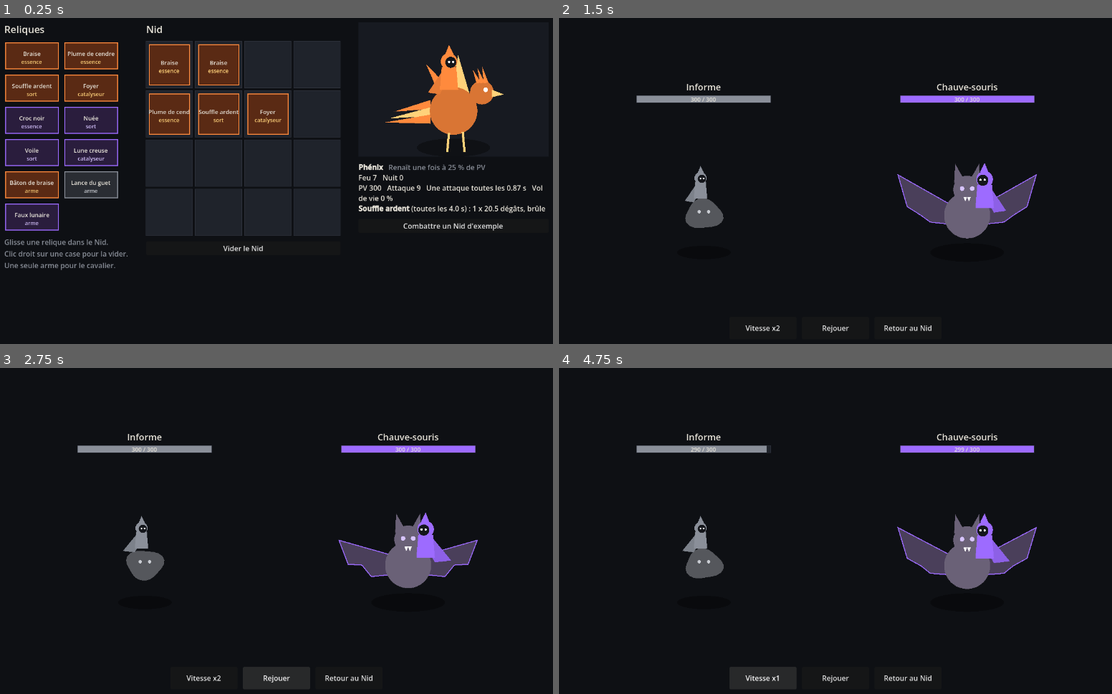
Above: before the commit, frames 1-4 (two rows, left to right).
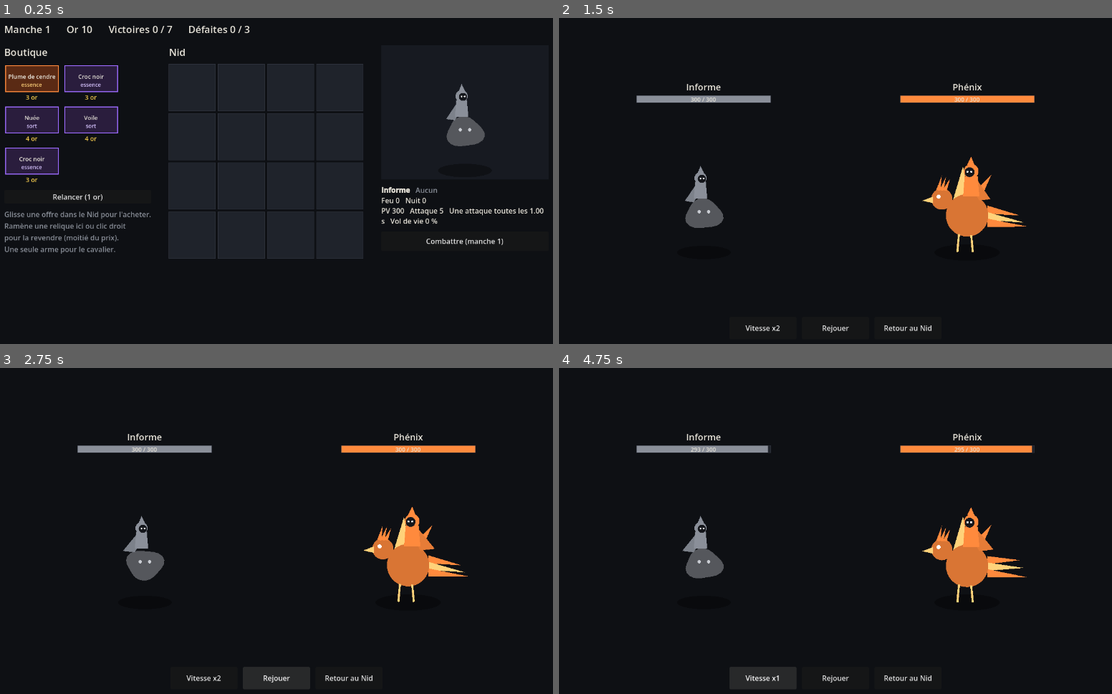
Above: after the commit, the same moments.

Repository: G-Morgane/creatures_battle
Game: Godot game, scene res://main.tscn
The game is run twice, just before and just after one commit, with the same random seed, the same clock (stepped at 60 frames per second) and the same inputs.
Inputs:
- Up to frame 1 (0.25 s): no input
- Up to frame 2 (1.5 s): click "Vider le Nid" (after the commit: "Relancer (1 or)") at 0.5 s; click "Combattre un Nid d'exemple" (after the commit: "Combattre (manche 1)") at 1.25 s
- Up to frame 3 (2.75 s): click "Rejouer" at 2 s
- Up to frame 4 (4.75 s): click "Rejouer" at 2.75 s; click "Rejouer" at 3.5 s; click "Vitesse x2" at 4.25 s

The runs differ from the first frame. In frame 1, 18% of the frame differs, in the area x 0-99%, y 2-78%; in frame 2, 3.8%; in frame 3, 3.6%; in frame 4, 3.8%.

Commit message:
🛒 Ajoute la boutique : or par manche, offres au hasard, achat en posant
Co-Authored-By: Claude Opus 5.5 <noreply@anthropic.com>

Diff:
--- a/scripts/main.gd
+++ b/scripts/main.gd
@@ -1,8 +1,9 @@
 extends Node
 
-# Prototype : Nid -> combat anime -> Nid. Le Nid survit aux allers-retours.
+# Prototype : Nid (boutique) -> combat anime -> Nid, manche apres manche.
+# La partie survit aux allers-retours, le resultat est compte au retour.
 
-var nid := Exemples.nid_feu()
+var partie := Partie.new()
 var ecran: Node = null
 
 func _ready() -> void:
@@ -16,14 +17,19 @@
 func aller_nid() -> void:
 	_vider()
 	var e := NidScreen.new()
-	e.nid = nid
+	e.partie = partie
 	e.combattre.connect(_combattre)
+	e.nouvelle_partie.connect(func():
+		partie = Partie.new()
+		aller_nid())
 	ecran = e
 	add_child(e)
 
-func _combattre(adverse: Nid) -> void:
+func _combattre() -> void:
 	_vider()
-	var c := CombatScreen.new(nid.eclore(), adverse.eclore())
-	c.retour.connect(aller_nid)
+	var c := CombatScreen.new(partie.nid.eclore(), partie.adversaire().eclore())
+	c.retour.connect(func():
+		partie.enregistrer(c.vainqueur)
+		aller_nid())
 	ecran = c
 	add_child(c)
--- a/scripts/nid_screen.gd
+++ b/scripts/nid_screen.gd
@@ -1,19 +1,26 @@
 class_name NidScreen
 extends Control
 
-# Ecran du Nid : reliquaire a gauche, grille au centre, creature a droite.
-# Glisser une relique dans une case la pose (ou remplace), glisser une case
-# vers une autre echange, la ramener au reliquaire ou clic droit la retire.
-
-signal combattre(adverse: Nid)
+# Ecran du Nid : boutique a gauche, grille au centre, creature a droite.
+# Glisser une offre dans une case vide l'achete, glisser une case vers une
+# autre echange, la ramener a la boutique ou clic droit la revend.
+
+signal combattre
+signal nouvelle_partie
 
 const TUILE := Vector2(124, 64)
 const CASE_TAILLE := Vector2(104, 104)
 
-var nid := Nid.new()
+var partie := Partie.new()
+var nid: Nid:
+	get: return partie.nid
 var cases_ui := {}   # Vector2i -> CaseNid
 var vue: CreatureVue
 var infos: RichTextLabel
+var barre: Label
+var offres_ui: Array = []
+var relance: Button
+var bouton_combat: Button
 
 func _ready() -> void:
 	set_anchors_and_offsets_preset(Control.PRESET_FULL_RECT)
@@ -28,11 +35,17 @@
 	for cote in ["left", "right", "top", "bottom"]:
 		marge.add_theme_constant_override("margin_" + cote, 32)
 	add_child(marge)
+	var pile := VBoxContainer.new()
+	pile.add_theme_constant_override("separation", 20)
+	marge.add_child(pile)
+	barre = _titre("")
+	pile.add_child(barre)
 	var colonnes := HBoxContainer.new()
 	colonnes.add_theme_constant_override("separation", 40)
-	marge.add_child(colonnes)
-
-	colonnes.add_child(_reliquaire())
+	colonnes.size_flags_vertical = Control.SIZE_EXPAND_FILL
+	pile.add_child(colonnes)
+
+	colonnes.add_child(_boutique())
 	colonnes.add_child(_grille())
 	colonnes.add_child(_panneau())
 	rafraichir()
@@ -44,19 +57,27 @@
 	l.add_theme_color_override("font_color", Palette.TEXTE)
 	return l
 
-func _reliquaire() -> Control:
-	var col := Reliquaire.new(self)
+func _boutique() -> Control:
+	var col := Boutique.new(self)
 	col.add_theme_constant_override("separation", 12)
-	col.add_child(_titre("Reliques"))
+	col.add_child(_titre("Boutique"))
 	var g := GridContainer.new()
 	g.columns = 2
 	g.add_theme_constant_override("h_separation", 8)
 	g.add_theme_constant_override("v_separation", 8)
-	for id in Data.RELIQUES:
-		g.add_child(Tuile.new(self, id))
+	for i in Partie.TAILLE_BOUTIQUE:
+		var o := Offre.new(self, i)
+		offres_ui.append(o)
+		g.add_child(o)
 	col.add_child(g)
+	relance = Button.new()
+	relance.text = "Relancer (%d or)" % Partie.PRIX_RELANCE
+	relance.pressed.connect(func():
+		partie.relancer()
+		rafraichir())
+	col.add_child(relance)
 	var aide := Label.new()
-	aide.text = "Glisse une relique dans le Nid.\nClic droit sur une case pour la vider.\nUne seule arme pour le cavalier."
+	aide.text = "Glisse une offre dans le Nid pour l'acheter.\nRamène une relique ici ou clic droit\npour la revendre (moitié du prix).\nUne seule arme pour le cavalier."
 	aide.add_theme_color_override("font_color", Palette.TEXTE_DOUX)
 	col.add_child(aide)
 	return col
@@ -75,12 +96,6 @@
 			cases_ui[c.position_nid] = c
 			g.add_child(c)
 	col.add_child(g)
-	var vider := Button.new()
-	vider.text = "Vider le Nid"
-	vider.pressed.connect(func():
-		nid.cases.clear()
-		rafraichir())
-	col.add_child(vider)
 	return col
 
 func _panneau() -> Control:
@@ -93,10 +108,10 @@
 	infos = _texte()
 	infos.fit_content = true
 	col.add_child(infos)
-	var combattre := Button.new()
-	combattre.text = "Combattre un Nid d'exemple"
-	combattre.pressed.connect(_combattre)
-	col.add_child(combattre)
+	bouton_combat = Button.new()
+	bouton_combat.custom_minimum_size.y = 44
+	bouton_combat.pressed.connect(_combattre)
+	col.add_child(bouton_combat)
 	return col
 
 func _texte() -> RichTextLabel:
@@ -122,8 +137,12 @@
 	nid.placer(c, id)
 	rafraichir()
 
-func vider_case(c: Vector2i) -> void:
-	nid.retirer(c)
+func acheter(i: int, c: Vector2i) -> void:
+	partie.acheter(i, c)
+	rafraichir()
+
+func vendre(c: Vector2i) -> void:
+	partie.vendre(c)
 	rafraichir()
 
 func rafraichir() -> void:
@@ -132,6 +151,16 @@
 	var cr := nid.eclore()
 	vue.montrer(cr["forme"], _affinite_totale(), cr["arme"])
 	infos.text = _decrire(cr)
+	for o in offres_ui:
+		o.queue_redraw()
+	relance.disabled = partie.bourse < Partie.PRIX_RELANCE or partie.terminee()
+	barre.text = "Manche %d      Or %d      Victoires %d / %d      Défaites %d / %d" % [
+		partie.manche, partie.bourse, partie.victoires, Partie.VICTOIRES_MAX, partie.defaites, Partie.DEFAITES_MAX]
+	if partie.terminee():
+		var gagne := partie.victoires >= Partie.VICTOIRES_MAX
+		bouton_combat.text = ("Partie gagnée !" if gagne else "Partie perdue.") + " Nouvelle partie"
+	else:
+		bouton_combat.text = "Combattre (manche %d)" % partie.manche
 
 func _affinite_totale() -> int:
 	var total := 0
@@ -165,7 +194,10 @@
 	return "\n".join(lignes)
 
 func _combattre() -> void:
-	combattre.emit(Exemples.nid_feu() if nid.forme() == "nuit" else Exemples.nid_nuit())
+	if partie.terminee():
+		nouvelle_partie.emit()
+	else:
+		combattre.emit()
 
 # --- elements d'interface --------------------------------------------------
 
@@ -193,34 +225,47 @@
 	func _draw() -> void:
 		NidScreen.dessiner_relique(self, Rect2(Vector2.ZERO, size), id)
 
-class Tuile extends Control:
+class Offre extends Control:
 	var ecran: NidScreen
-	var id: String
-	func _init(e: NidScreen, i: String) -> void:
+	var index: int
+	func _init(e: NidScreen, i: int) -> void:
 		ecran = e
-		id = i
-		custom_minimum_size = NidScreen.TUILE
-		tooltip_text = Data.RELIQUES[i]["nom"]
+		index = i
+		custom_minimum_size = NidScreen.TUILE + Vector2(0, 20)
+	func _id() -> String:
+		return ecran.partie.offres[index]
 	func _draw() -> void:
-		NidScreen.dessiner_relique(self, Rect2(Vector2.ZERO, size), id)
+		var rect := Rect2(Vector2.ZERO, NidScreen.TUILE)
+		if _id() == "":
+			draw_rect(rect.grow(-3), Palette.CASE)
+			draw_string(ThemeDB.fallback_font, Vector2(0, rect.size.y / 2 + 5), "Acheté",
+				HORIZONTAL_ALIGNMENT_CENTER, rect.size.x, 13, Palette.TEXTE_DOUX)
+			return
+		var abordable := ecran.partie.bourse >= Partie.prix(_id())
+		modulate.a = 1.0 if abordable else 0.4
+		NidScreen.dessiner_relique(self, rect, _id())
+		draw_string(ThemeDB.fallback_font, Vector2(0, rect.size.y + 15), "%d or" % Partie.prix(_id()),
+			HORIZONTAL_ALIGNMENT_CENTER, rect.size.x, 14, Color("#f2c94c") if abordable else Palette.TEXTE_DOUX)
 	func _get_drag_data(_p: Vector2) -> Variant:
-		set_drag_preview(NidScreen.apercu(id))
-		return {"id": id, "depuis": null}
-	# Ramener une relique posee sur le reliquaire la retire du Nid.
+		if _id() == "" or ecran.partie.bourse < Partie.prix(_id()):
+			return null
+		set_drag_preview(NidScreen.apercu(_id()))
+		return {"id": _id(), "offre": index}
+	# Ramener une relique posee sur la boutique la revend.
 	func _can_drop_data(_p: Vector2, data: Variant) -> bool:
-		return data is Dictionary and data.get("depuis") != null
+		return data is Dictionary and data.has("depuis")
 	func _drop_data(_p: Vector2, data: Variant) -> void:
-		ecran.vider_case(data["depuis"])
-
-class Reliquaire extends VBoxContainer:
+		ecran.vendre(data["depuis"])
+
+class Boutique extends VBoxContainer:
 	var ecran: NidScreen
 	func _init(e: NidScreen) -> void:
 		ecran = e
 		mouse_filter = Control.MOUSE_FILTER_PASS
 	func _can_drop_data(_p: Vector2, data: Variant) -> bool:
-		return data is Dictionary and data.get("depuis") != null
+		return data is Dictionary and data.has("depuis")
 	func _drop_data(_p: Vector2, data: Variant) -> void:
-		ecran.vider_case(data["depuis"])
+		ecran.vendre(data["depuis"])
 
 class CaseNid extends Control:
 	var ecran: NidScreen
@@ -246,9 +291,16 @@
 		set_drag_preview(NidScreen.apercu(_id()))
 		return {"id": _id(), "depuis": position_nid}
 	func _can_drop_data(_p: Vector2, data: Variant) -> bool:
-		return data is Dictionary and data.has("id") and ecran.nid.accepte(position_nid, data["id"], data["depuis"])
+		if not data is Dictionary:
+			return false
+		if data.has("offre"):
+			return ecran.partie.peut_acheter(data["offre"], position_nid)
+		return data.has("depuis") and ecran.nid.accepte(position_nid, data["id"], data["depuis"])
 	func _drop_data(_p: Vector2, data: Variant) -> void:
-		ecran.deposer(position_nid, data["id"], data["depuis"])
+		if data.has("offre"):
+			ecran.acheter(data["offre"], position_nid)
+		else:
+			ecran.deposer(position_nid, data["id"], data["depuis"])
 	func _gui_input(ev: InputEvent) -> void:
 		if ev is InputEventMouseButton and ev.pressed and ev.button_index == MOUSE_BUTTON_RIGHT:
-			ecran.vider_case(position_nid)
+			ecran.vendre(position_nid)
--- /dev/null
+++ b/scripts/partie.gd
@@ -0,0 +1,103 @@
+class_name Partie
+extends RefCounted
+
+# Une partie : manches successives, bourse, boutique, Nid du joueur.
+# Le hasard passe par une graine : meme graine, meme boutique, meme adversaires.
+
+const OR_PAR_MANCHE := 10
+const PRIX := {"essence": 3, "sort": 4, "catalyseur": 4, "arme": 5}
+const PRIX_RELANCE := 1
+const TAILLE_BOUTIQUE := 5
+const VICTOIRES_MAX := 7
+const DEFAITES_MAX := 3
+
+var graine := 0
+var rng := RandomNumberGenerator.new()
+var manche := 1
+var bourse := OR_PAR_MANCHE
+var victoires := 0
+var defaites := 0
+var nid := Nid.new()
+var offres: Array = []   # ids, "" pour une offre deja achetee
+
+func _init(g := 0) -> void:
+	graine = g if g != 0 else randi()
+	rng.seed = graine
+	tirer()
+
+static func prix(id: String) -> int:
+	return PRIX[Data.RELIQUES[id]["type"]]
+
+# La revente rend la moitie, jamais moins d'une piece.
+static func prix_revente(id: String) -> int:
+	return maxi(1, prix(id) / 2)
+
+func tirer() -> void:
+	var ids := Data.RELIQUES.keys()
+	offres.clear()
+	for i in TAILLE_BOUTIQUE:
+		offres.append(ids[rng.randi() % ids.size()])
+
+func relancer() -> bool:
+	if bourse < PRIX_RELANCE:
+		return false
+	bourse -= PRIX_RELANCE
+	tirer()
+	return true
+
+# On achete en posant : l'offre va directement dans une case vide du Nid.
+func peut_acheter(i: int, c: Vector2i) -> bool:
+	var id: String = offres[i]
+	return id != "" and bourse >= prix(id) and not nid.cases.has(c) and nid.accepte(c, id, null)
+
+func acheter(i: int, c: Vector2i) -> bool:
+	if not peut_acheter(i, c):
+		return false
+	var id: String = offres[i]
+	nid.placer(c, id)
+	bourse -= prix(id)
+	offres[i] = ""
+	return true
+
+func vendre(c: Vector2i) -> void:
+	if not nid.cases.has(c):
+		return
+	bourse += prix_revente(nid.cases[c])
+	nid.retirer(c)
+
+# vainqueur : 0 le joueur, 1 l'adversaire, -1 egalite (ne compte pas).
+func enregistrer(vainqueur: int) -> void:
+	if vainqueur == 0:
+		victoires += 1
+	elif vainqueur == 1:
+		defaites += 1
+	manche += 1
+	bourse += OR_PAR_MANCHE
+	tirer()
+
+func terminee() -> bool:
+	return victoires >= VICTOIRES_MAX or defaites >= DEFAITES_MAX
+
+# Adversaire fantome en attendant le PvP : un Nid tire au hasard avec tout l'or
+# qu'un joueur aurait recu jusqu'ici, centre sur un element.
+func adversaire() -> Nid:
+	var r := RandomNumberGenerator.new()
+	r.seed = graine + manche * 7919
+	var elements := ["feu", "nuit"]
+	var element: String = elements[r.randi() % elements.size()]
+	var budget := OR_PAR_MANCHE * manche
+	var n := Nid.new()
+	var ids := Data.RELIQUES.keys().filter(func(id): return Data.RELIQUES[id]["element"] in [element, ""])
+	var libres := []
+	for y in Data.NID_H:
+		for x in Data.NID_L:
+			libres.append(Vector2i(x, y))
+	while not libres.is_empty():
+		var possibles := ids.filter(func(id): return prix(id) <= budget and (Data.RELIQUES[id]["type"] != "arme" or n.arme() == null))
+		if possibles.is_empty():
+			break
+		var id: String = possibles[r.randi() % possibles.size()]
+		var c: Vector2i = libres.pop_at(r.randi() % libres.size())
+		n.placer(c, id)
+		budget -= prix(id)
+	return n
--- a/tests/smoke.gd
+++ b/tests/smoke.gd
@@ -12,6 +12,7 @@
 	ok = _ecran() and ok
 	ok = _armes() and ok
 	ok = _combat_anime() and ok
+	ok = _partie() and ok
 	print("SMOKE: ", "OK" if ok else "ECHEC")
 	get_tree().quit(0 if ok else 1)
 
@@ -69,8 +70,8 @@
 	ok = _verifier(e.nid.cases.get(Vector2i(3, 3)) == "croc_noir" and not e.nid.cases.has(Vector2i(1, 0)), "deplacer une relique") and ok
 	e.deposer(Vector2i(0, 0), "croc_noir", Vector2i(3, 3))
 	ok = _verifier(e.nid.cases.get(Vector2i(3, 3)) == "braise", "echanger deux reliques") and ok
-	e.vider_case(Vector2i(3, 3))
-	ok = _verifier(e.vue.forme == "nuit" and e.nid.cases.size() == 2, "vider une case") and ok
+	e.vendre(Vector2i(3, 3))
+	ok = _verifier(e.vue.forme == "nuit" and e.nid.cases.size() == 2, "revendre une case") and ok
 	e.queue_free()
 	return ok
 
@@ -116,3 +117,31 @@
 	ok = _verifier(e.fini and e.prochain == e.combat.evenements.size(), "lecture jusqu'a la fin") and ok
 	e.queue_free()
 	return ok
+
+func _partie() -> bool:
+	var p := Partie.new(42)
+	var ok := _verifier(Partie.new(42).offres == p.offres, "meme graine, meme boutique")
+	ok = _verifier(p.offres.size() == Partie.TAILLE_BOUTIQUE and p.bourse == Partie.OR_PAR_MANCHE, "depart : 5 offres, 10 or") and ok
+	p.offres[0] = "braise"
+	p.offres[1] = "baton_braise"
+	ok = _verifier(p.acheter(0, Vector2i(0, 0)) and p.bourse == 7 and p.offres[0] == "", "acheter : -3 or, offre vendue") and ok
+	ok = _verifier(not p.acheter(0, Vector2i(1, 0)), "offre deja vendue") and ok
+	ok = _verifier(not p.acheter(1, Vector2i(0, 0)), "case occupee") and ok
+	p.bourse = 4
+	ok = _verifier(not p.acheter(1, Vector2i(1, 0)), "pas assez d'or") and ok
+	p.vendre(Vector2i(0, 0))
+	ok = _verifier(p.bourse == 5 and p.nid.cases.is_empty(), "revendre : moitie du prix") and ok
+	ok = _verifier(p.relancer() and p.bourse == 4, "relancer coute 1 or") and ok
+	p.enregistrer(0)
+	ok = _verifier(p.manche == 2 and p.victoires == 1 and p.bourse == 14, "victoire : manche 2, +10 or") and ok
+	p.enregistrer(-1)
+	ok = _verifier(p.victoires == 1 and p.defaites == 0 and p.manche == 3, "egalite : ne compte pas") and ok
+	var a := p.adversaire()
+	var cout := 0
+	for id in a.cases.values():
+		cout += Partie.prix(id)
+	ok = _verifier(cout <= Partie.OR_PAR_MANCHE * p.manche and cout > 0, "adversaire dans le budget de la manche") and ok
+	ok = _verifier(a.cases == p.adversaire().cases, "adversaire deterministe") and ok
+	for i in 3:
+		p.enregistrer(1)
+	return _verifier(p.terminee(), "3 defaites : partie terminee") and ok
Not shown, added: scripts/partie.gd.uid
Not shown, changed: CONCEPTION.md
Not shown, changed: README.md
